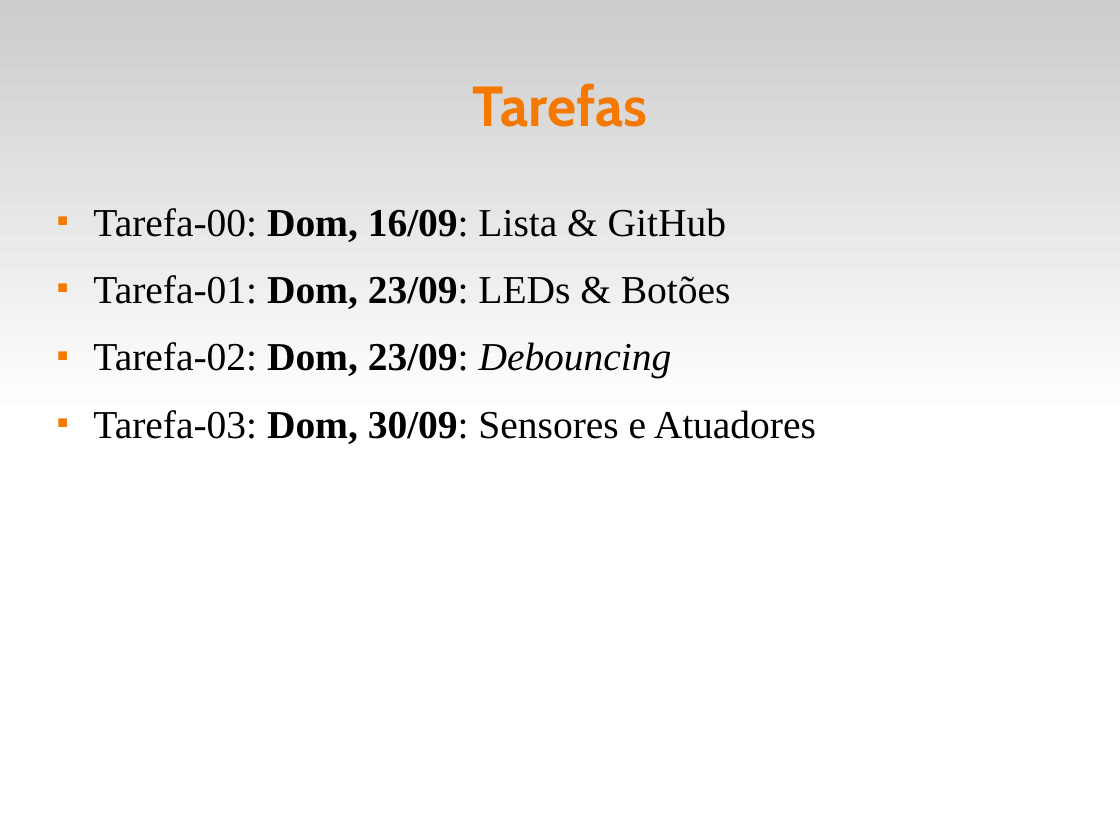
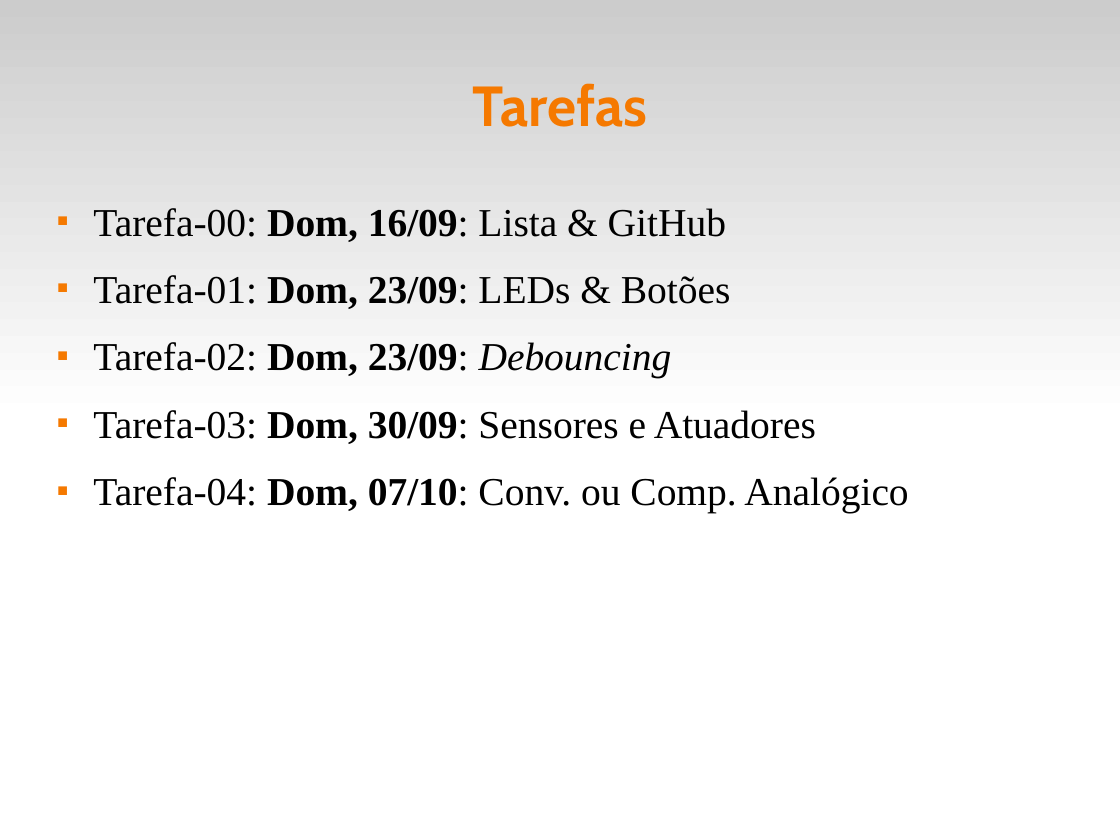
Before and after one commit to fsantanna-uerj/SE, a slide deck: slide 14 of Slides/se-00-intro.odp. Drawn at 1120x840 pixels with LibreOffice and Linux fonts; fonts in the diff are those of the drawing. Boxes give left, top, right and bottom in pixels: in the first picture for what was removed or moved away, otherwise in the second. Text is boxed around its words. In the diff, an @@ line names an element or a change of style, - is before the commit and + after.

```diff
--- a/Slides/se-00-intro.odp
+++ b/Slides/se-00-intro.odp
@@ text at [93, 477, 908, 514]: paragraph added @@
+■ Tarefa-04: Dom, 07/10: Conv. ou Comp. Analógico
```
Also in this commit, not shown: 2 other files.
